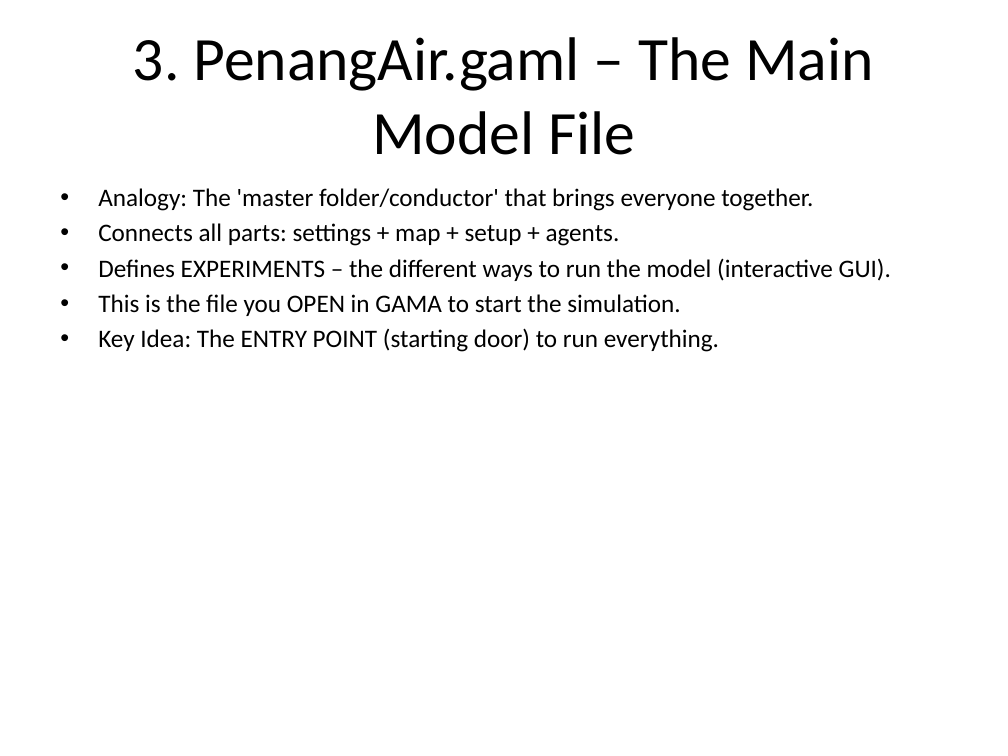
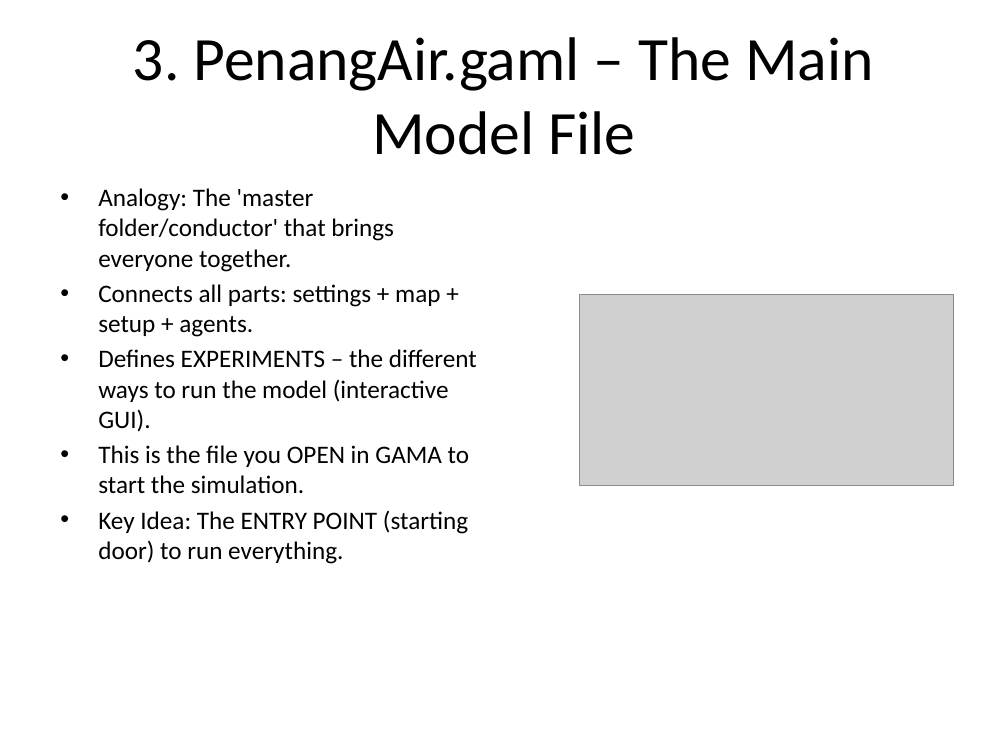
Before and after one commit to hqnghi88/PenangAir, a slide deck: slide 11 of PenangAir_Tutorial_NonProgrammer_Fixed.pptx (slide 7 before the commit). Drawn at 1008x756 pixels with LibreOffice and Linux fonts; fonts in the diff are those of the drawing; grey boxes stand for pictures. Boxes give left, top, right and bottom in pixels: in the first picture for what was removed or moved away, otherwise in the second. Text is boxed around its words. In the diff, an @@ line names an element or a change of style, - is before the commit and + after.

Commit message:
Refactor traffic and pollution models; update emission scaling and fleet size for improved simulation accuracy

```diff
--- a/PenangAir_Tutorial_NonProgrammer_Fixed.pptx
+++ b/PenangAir_Tutorial_NonProgrammer_Fixed.pptx
@@ text "Analogy: The 'master folder/conductor' that ..." rewrapped from box(98, 188, 891, 352) to box(98, 188, 477, 564) @@
@@ picture added at box(580, 294, 954, 486) @@
```
Also in this commit, not shown: 21 other slides changed, 1 slide added, 3 slides removed, 4 other files.
